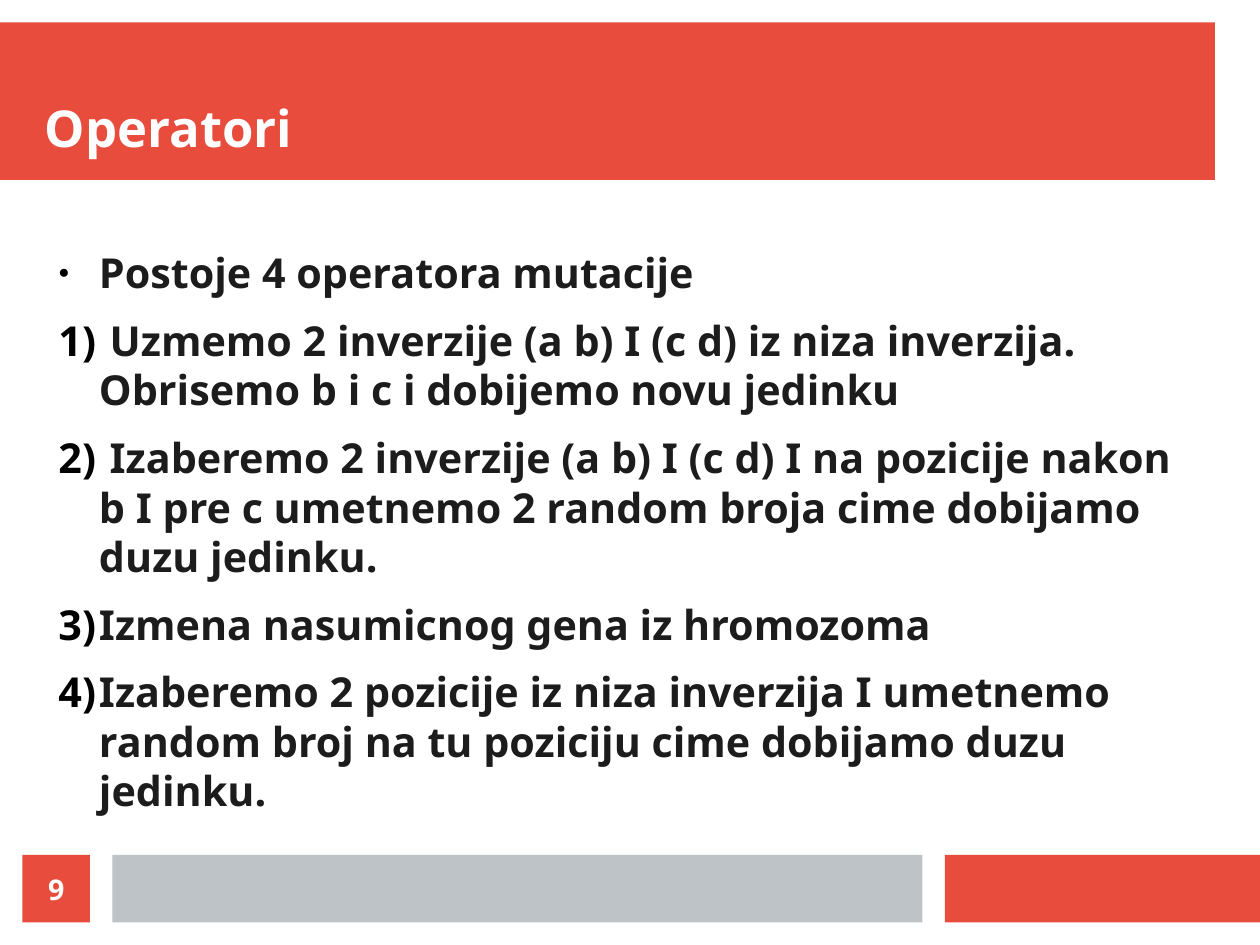
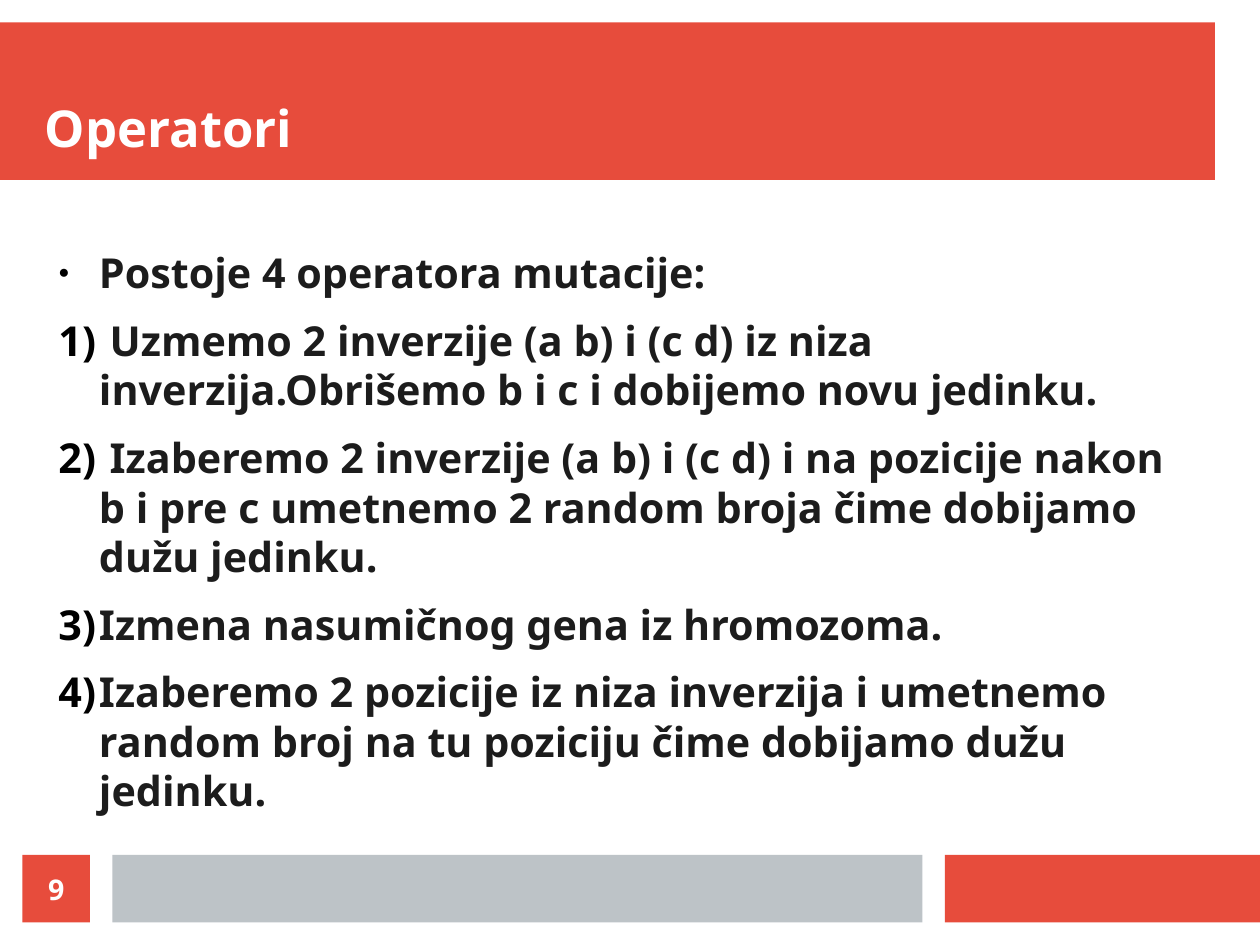
Before and after one commit to LukaVujcic/Minimum-Sorting-By-Reversals, a slide deck: slide 9 of prezentacija.odp. Drawn at 1260x945 pixels with LibreOffice and Linux fonts; fonts in the diff are those of the drawing. Boxes give left, top, right and bottom in pixels: in the first picture for what was removed or moved away, otherwise in the second. Text is boxed around its words. In the diff, an @@ line names an element or a change of style, - is before the commit and + after.

```diff
--- a/prezentacija.odp
+++ b/prezentacija.odp
@@ text at box(58, 256, 1164, 816): text changed @@
-● Postoje 4 operatora mutacije
-1) Uzmemo 2 inverzije (a b) I (c d) iz niza inverzija. Obrisemo b i c i dobijemo novu jedinku
-2) Izaberemo 2 inverzije (a b) I (c d) I na pozicije nakon b I pre c umetnemo 2 random broja cime dobijamo duzu jedinku.
-3) Izmena nasumicnog gena iz hromozoma
-4) Izaberemo 2 pozicije iz niza inverzija I umetnemo random broj na tu poziciju cime dobijamo duzu jedinku.
+● Postoje 4 operatora mutacije:
+1) Uzmemo 2 inverzije (a b) i (c d) iz niza inverzija.Obrišemo b i c i dobijemo novu jedinku.
+2) Izaberemo 2 inverzije (a b) i (c d) i na pozicije nakon b i pre c umetnemo 2 random broja čime dobijamo dužu jedinku.
+3) Izmena nasumičnog gena iz hromozoma.
+4) Izaberemo 2 pozicije iz niza inverzija i umetnemo random broj na tu poziciju čime dobijamo dužu jedinku.
```
Also in this commit, not shown: 10 other slides changed.
